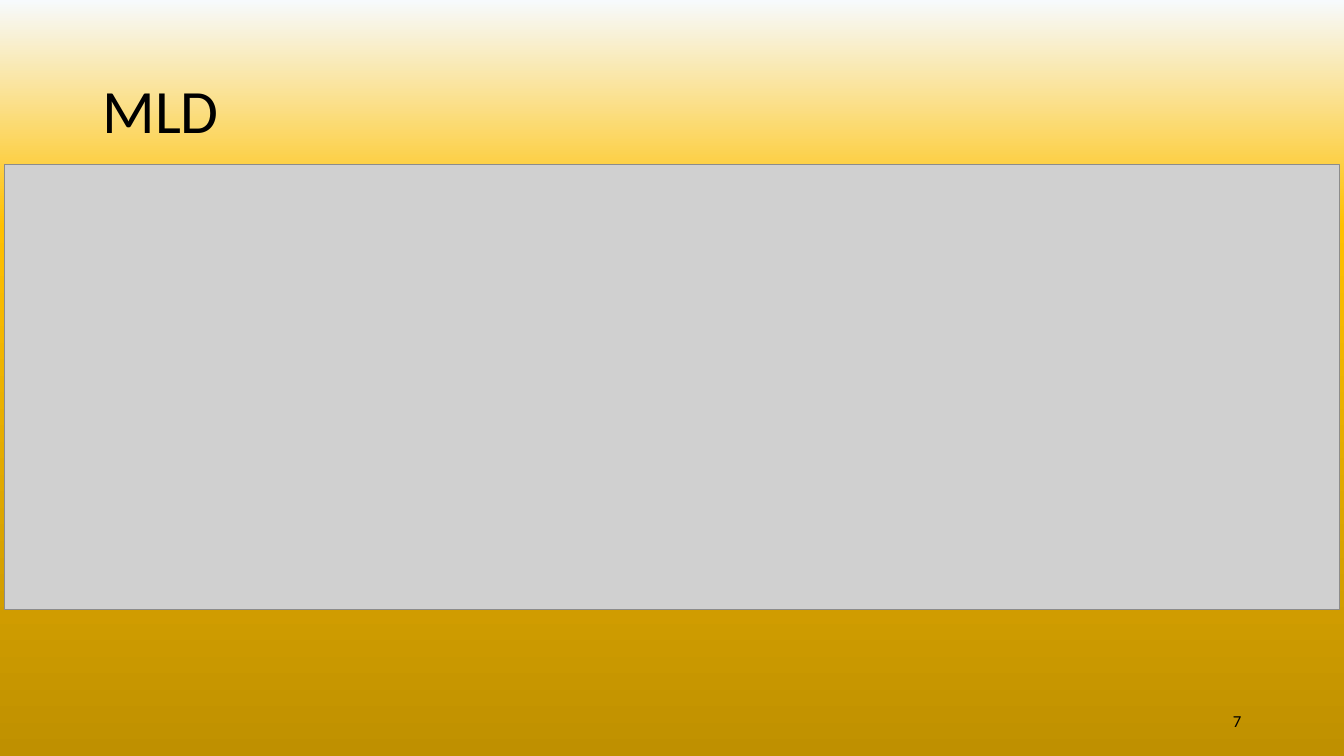
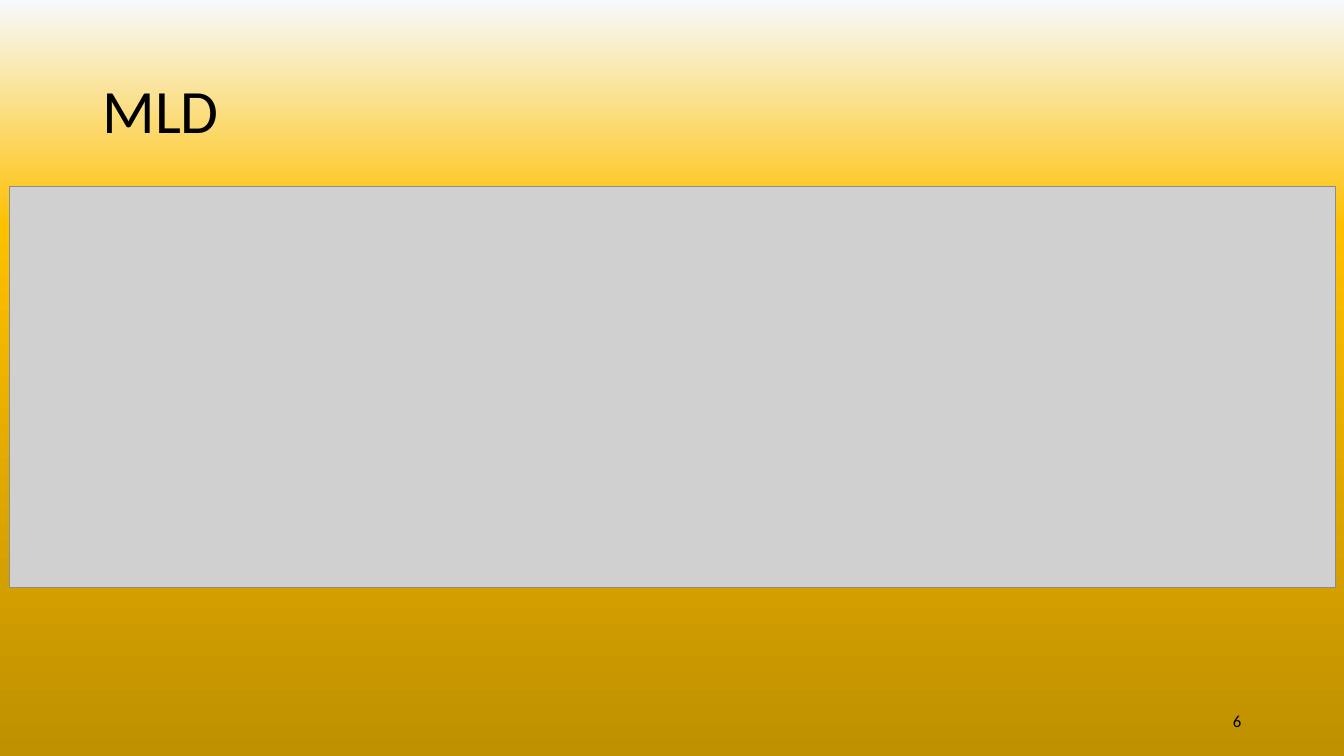
Before and after one commit to SebLeyr/Rotten_potatoes, a slide deck: slide 6 of Conception/Rotten potatoes.pptx (slide 7 before the commit). Drawn at 1344x756 pixels with LibreOffice and Linux fonts; fonts in the diff are those of the drawing; grey boxes stand for pictures. Boxes give left, top, right and bottom in pixels: in the first picture for what was removed or moved away, otherwise in the second. Text is boxed around its words. In the diff, an @@ line names an element or a change of style, - is before the commit and + after.

```diff
--- a/Conception/Rotten potatoes.pptx
+++ b/Conception/Rotten potatoes.pptx
@@ picture: place and size @@
-picture at [5, 165, 1340, 610]
+picture at [9, 187, 1335, 588]
@@ page number at [1233, 715, 1241, 727]: text changed @@
-7
+6
```
Also in this commit, not shown: 3 other slides changed, 4 slides added, 3 slides removed, 5 other files.
